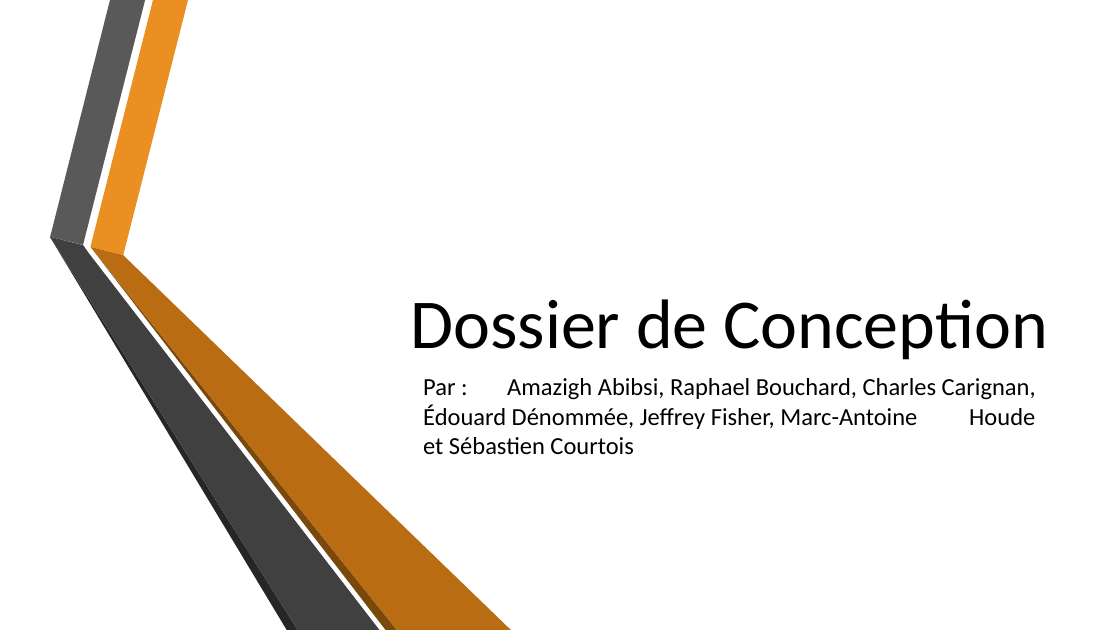
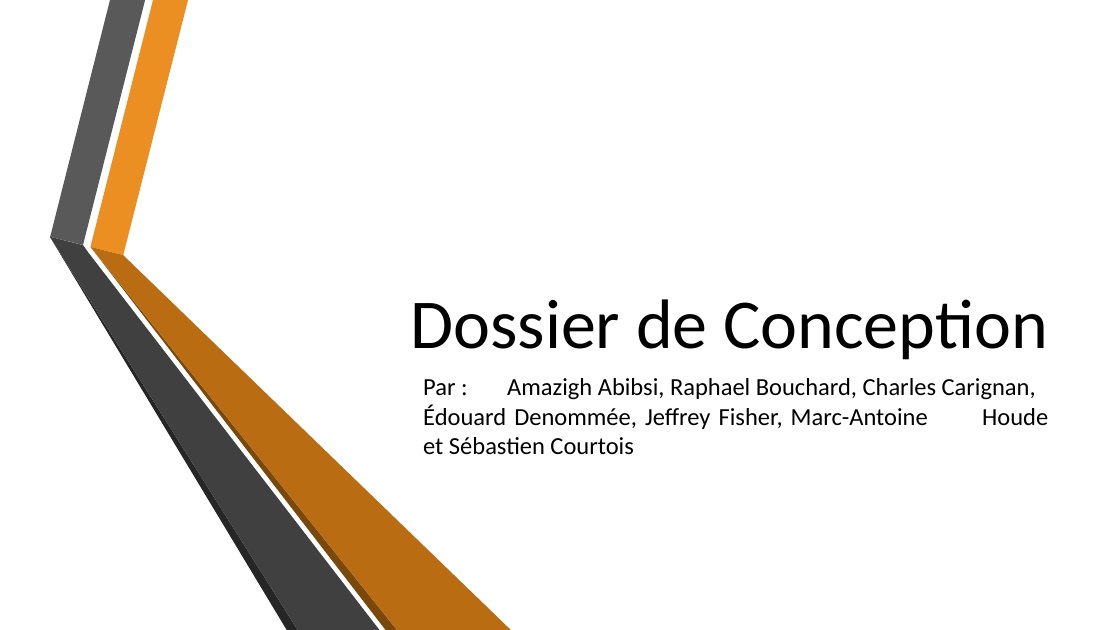
Before and after one commit to fisj2002/Projet_S6_Documentation, a slide deck: slide 1 of Dossier de Conception.pptx. Drawn at 1120x630 pixels with LibreOffice and Linux fonts; fonts in the diff are those of the drawing; background and template pictures are left out. Boxes give left, top, right and bottom in pixels: in the first picture for what was removed or moved away, otherwise in the second. Text is boxed around its words. In the diff, an @@ line names an element or a change of style, - is before the commit and + after.

```diff
--- a/Dossier de Conception.pptx
+++ b/Dossier de Conception.pptx
@@ subtitle at (x1=423, y1=378, x2=1048, y2=455): text changed @@
-Par : Amazigh Abibsi, Raphael Bouchard, Charles Carignan, Édouard Dénommée, Jeffrey Fisher, Marc-Antoine Houde et Sébastien Courtois
+Par : Amazigh Abibsi, Raphael Bouchard, Charles Carignan, Édouard Denommée, Jeffrey Fisher, Marc-Antoine Houde et Sébastien Courtois
```
Also in this commit, not shown: 2 other slides changed.
